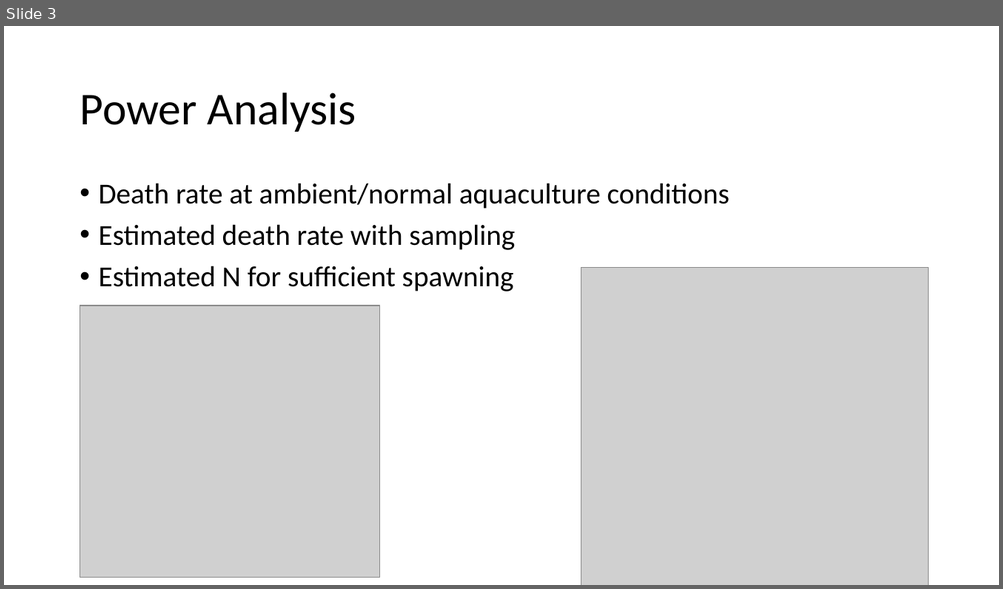
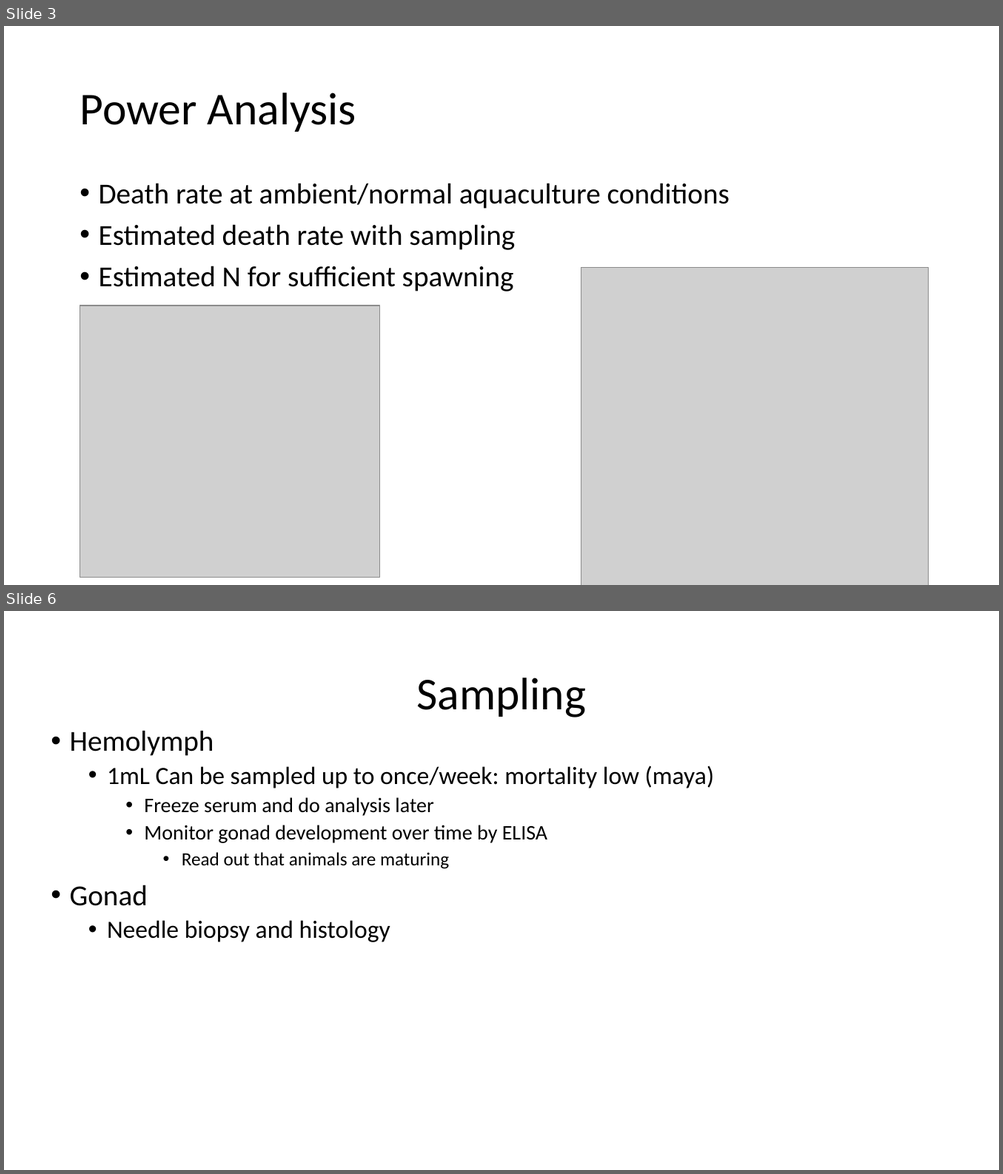
Before and after one commit to shellytrigg/P_generosa, a slide deck: Pg_PowerAnalysis/Pg_Nov2018_exp_setup.pptx. Shown one above the other, each under a label of ours: slide 3 before the commit, slides 3 and 6 after it; the slides between them are not shown. The pictures are 1003x589 and 1003x1174 pixels, drawn with LibreOffice and Linux fonts; fonts in the diff are those of the drawing; grey boxes stand for pictures. Boxes give left, top, right and bottom in pixels: in the first picture for what was removed or moved away, otherwise in the second. Text is boxed around its words. In the diff, an @@ line names an element or a change of style, - is before the commit and + after.

```diff
--- a/Pg_PowerAnalysis/Pg_Nov2018_exp_setup.pptx
+++ b/Pg_PowerAnalysis/Pg_Nov2018_exp_setup.pptx
@@ slide 6 added at (4, 611, 999, 1170), background #FFFFFF @@
@@ title added at (416, 678, 586, 718), 44 pt, text #000000 @@
+Sampling
@@ text added at (70, 730, 714, 943), 24 pt, text #000000 @@
+• Hemolymph
+  • 1mL Can be sampled up to once/week: mortality low (maya)
+    • Freeze serum and do analysis later
+    • Monitor gonad development over time by ELISA
+      • Read out that animals are maturing
+• Gonad
+  • Needle biopsy and histology
```
Also in this commit, not shown: 1 slide changed, 3 other slides added, 1 slide removed, 1 other file.
